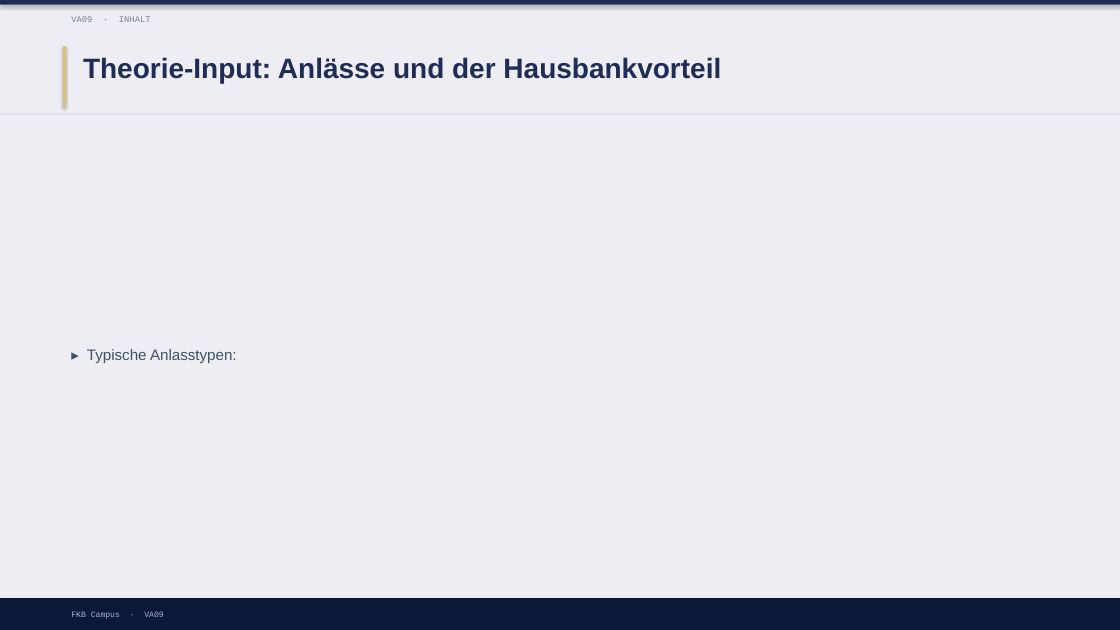
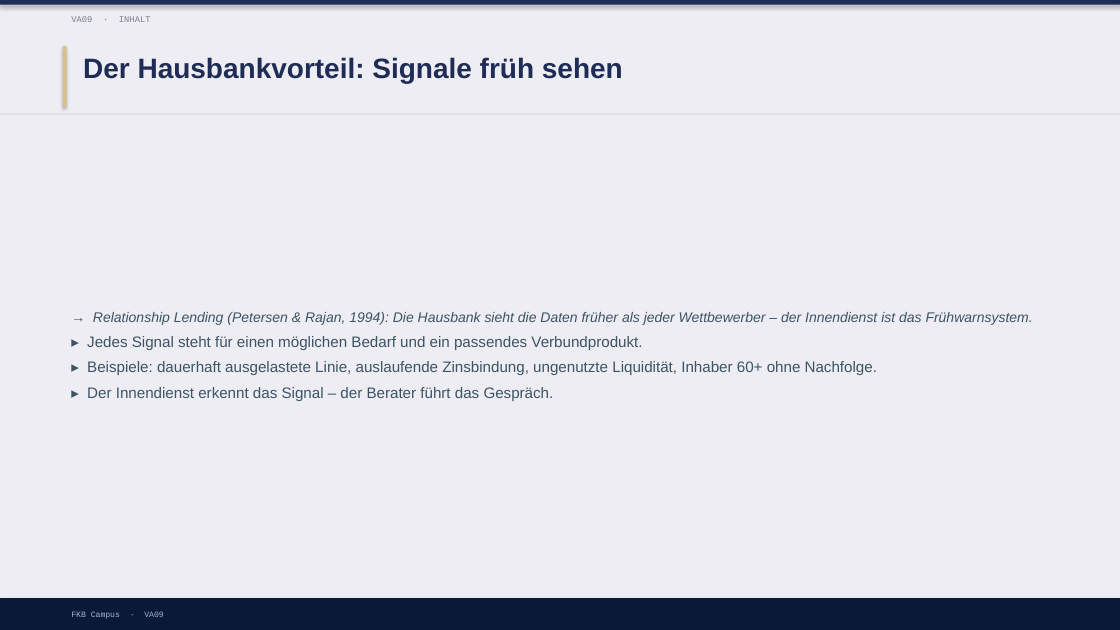
Before and after one commit to ck5rqc47pr-byte/firmenkundenakademie-online, a slide deck: slide 6 of protected-downloads/praesentation/VA09.pptx (slide 5 before the commit). Drawn at 1120x630 pixels with LibreOffice and Linux fonts; fonts in the diff are those of the drawing. Boxes give left, top, right and bottom in pixels: in the first picture for what was removed or moved away, otherwise in the second. Text is boxed around its words. In the diff, an @@ line names an element or a change of style, - is before the commit and + after.

```diff
--- a/protected-downloads/praesentation/VA09.pptx
+++ b/protected-downloads/praesentation/VA09.pptx
@@ text at box(83, 57, 623, 83): text changed @@
-Theorie-Input: Anlässe und der Hausbankvorteil
+Der Hausbankvorteil: Signale früh sehen
@@ text at box(87, 312, 1033, 401): text changed @@
-▸ Typische Anlasstypen:
+→ Relationship Lending (Petersen & Rajan, 1994): Die Hausbank sieht die Daten früher als jeder Wettbewerber – der Innendienst ist das Frühwarnsystem.
+▸ Jedes Signal steht für einen möglichen Bedarf und ein passendes Verbundprodukt.
+▸ Beispiele: dauerhaft ausgelastete Linie, auslaufende Zinsbindung, ungenutzte Liquidität, Inhaber 60+ ohne Nachfolge.
+▸ Der Innendienst erkennt das Signal – der Berater führt das Gespräch.
```
Also in this commit, not shown: 4 other slides changed, 7 slides added, 5 other files.
